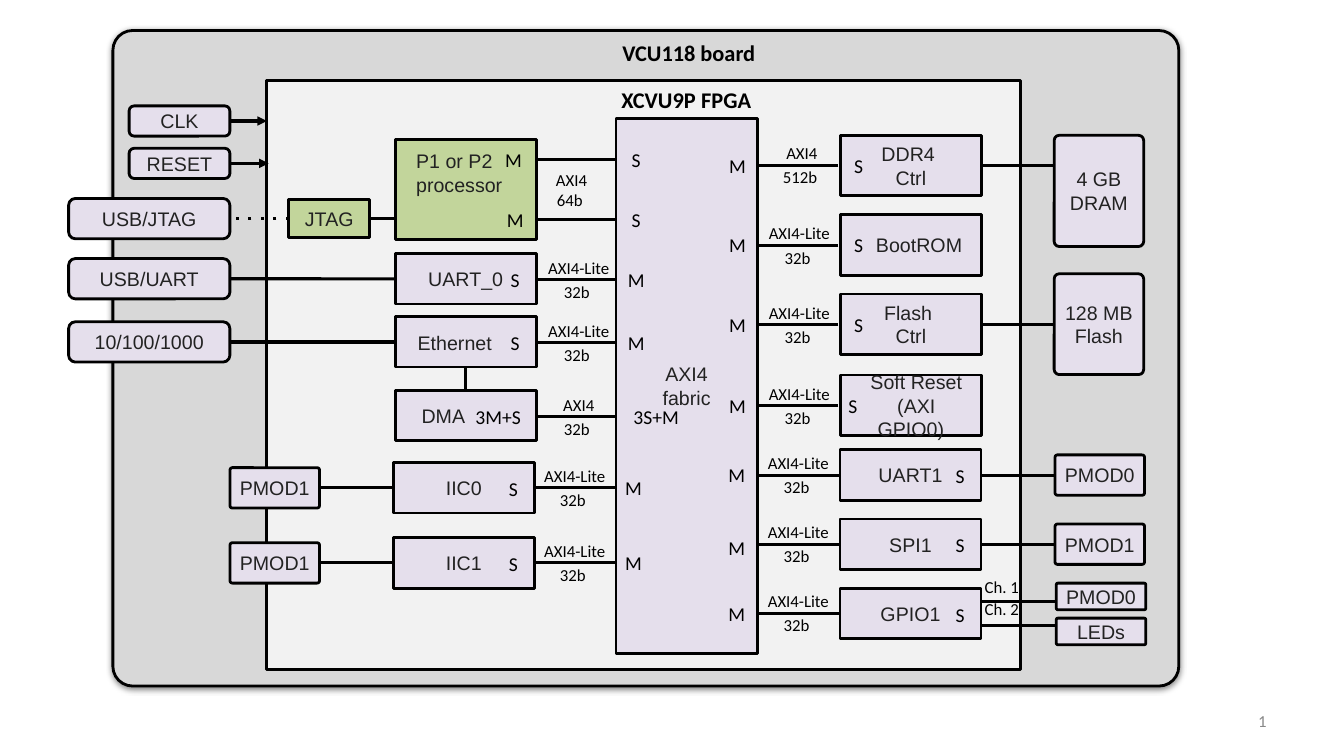
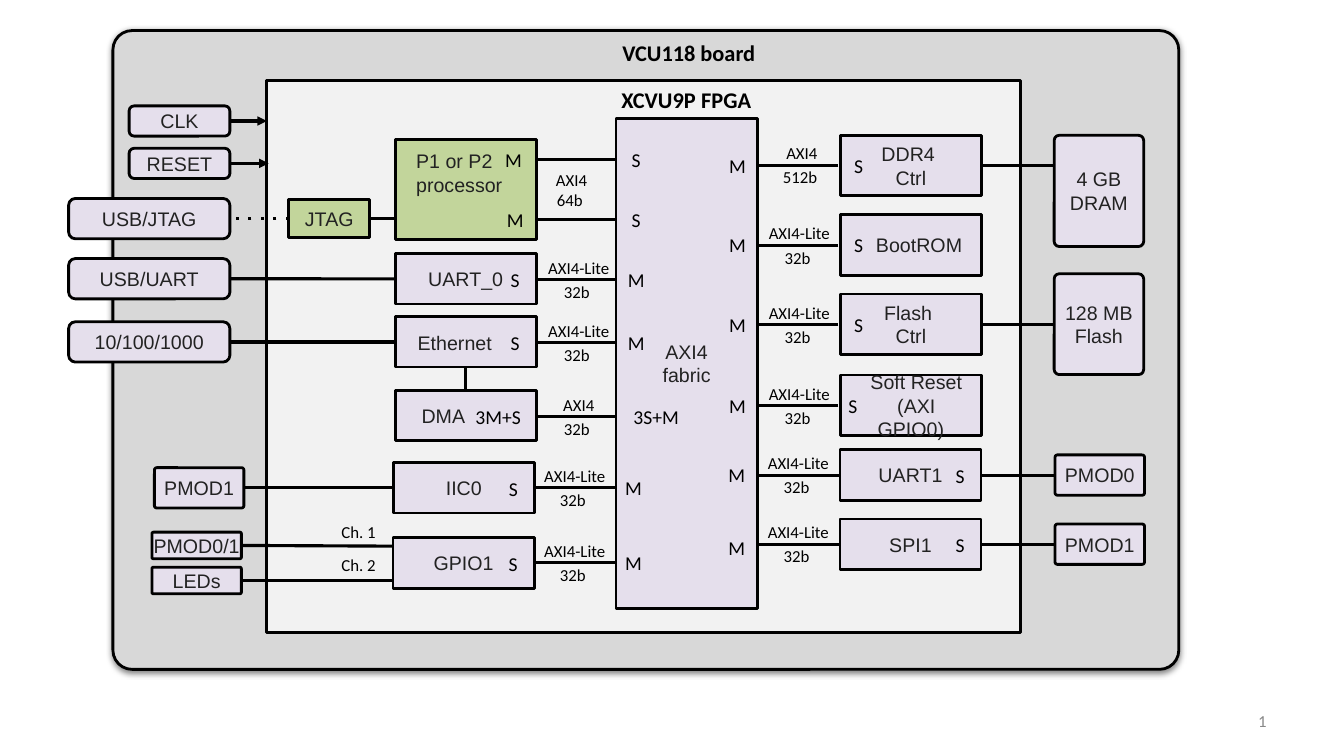
Before and after one commit to GaloisInc/BESSPIN-GFE, a slide deck: slide 1 of documentation_source/systemdiagram.pptx. Drawn at 1344x756 pixels with LibreOffice and Linux fonts; fonts in the diff are those of the drawing. Boxes give left, top, right and bottom in pixels: in the first picture for what was removed or moved away, otherwise in the second. Text is boxed around its words. In the diff, an @@ line names an element or a change of style, - is before the commit and + after.

```diff
--- a/documentation_source/systemdiagram.pptx
+++ b/documentation_source/systemdiagram.pptx
@@ rounded rectangle: place and size @@
-rounded rectangle at box(113, 30, 1179, 686)
+rounded rectangle at box(113, 30, 1179, 669)
@@ rectangle: place and size @@
-rectangle at box(267, 81, 1021, 669)
+rectangle at box(267, 81, 1021, 633)
@@ rectangle "AXI4": place and size @@
-rectangle "AXI4" at box(616, 118, 757, 653)
+rectangle "AXI4" at box(616, 118, 757, 608)
@@ rounded rectangle "PMOD1": place and size @@
-rounded rectangle "PMOD1" at box(230, 468, 320, 508)
+rounded rectangle "PMOD1" at box(154, 468, 244, 508)
@@ line moved from (321, 488) - (393, 488) to (244, 488) - (393, 488) @@
@@ rounded rectangle "PMOD0/1": place and size @@
-rounded rectangle "PMOD0/1" at box(1057, 583, 1146, 609)
+rounded rectangle "PMOD0/1" at box(152, 532, 242, 559)
@@ text in rounded rectangle at box(154, 539, 240, 558): text changed @@
-PMOD0
+PMOD0/1
@@ text "Ch. 1": place and size @@
-text "Ch. 1" at box(985, 581, 1018, 593)
+text "Ch. 1" at box(341, 526, 375, 538)
@@ rectangle "GPIO1": place and size @@
-rectangle "GPIO1" at box(840, 588, 981, 638)
+rectangle "GPIO1" at box(393, 537, 534, 588)
@@ rectangle removed at box(393, 537, 534, 588) @@
-IIC1
@@ rounded rectangle "LEDs": place and size @@
-rounded rectangle "LEDs" at box(1057, 618, 1146, 644)
+rounded rectangle "LEDs" at box(152, 568, 242, 594)
@@ rounded rectangle removed at box(230, 542, 320, 583) @@
-PMOD1
@@ line moved from (321, 563) - (393, 563) to (242, 545) - (393, 546) @@
@@ text "Ch. 2": place and size @@
-text "Ch. 2" at box(985, 602, 1018, 615)
+text "Ch. 2" at box(341, 559, 375, 571)
@@ line added from (242, 581) to (393, 581), #000000 2.25 pt @@
@@ text removed at box(768, 595, 829, 631) @@
-AXI4-Lite
-32b
@@ text removed at box(728, 608, 745, 621) @@
-M
@@ line removed from (839, 613) to (758, 613) @@
@@ text removed at box(956, 609, 965, 622) @@
-S
@@ line removed from (983, 601) to (1056, 601) @@
@@ line removed from (983, 626) to (1056, 626) @@
```
Also in this commit, not shown: 2 other files.
